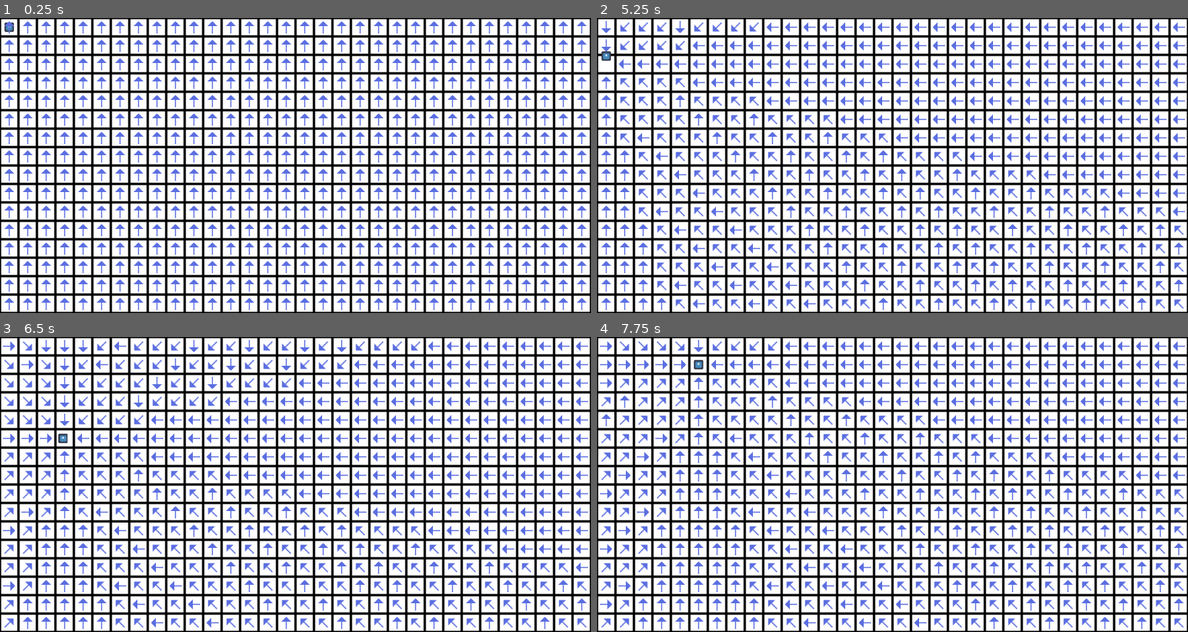
Above: before the commit, frames 1-4 (two rows, left to right).
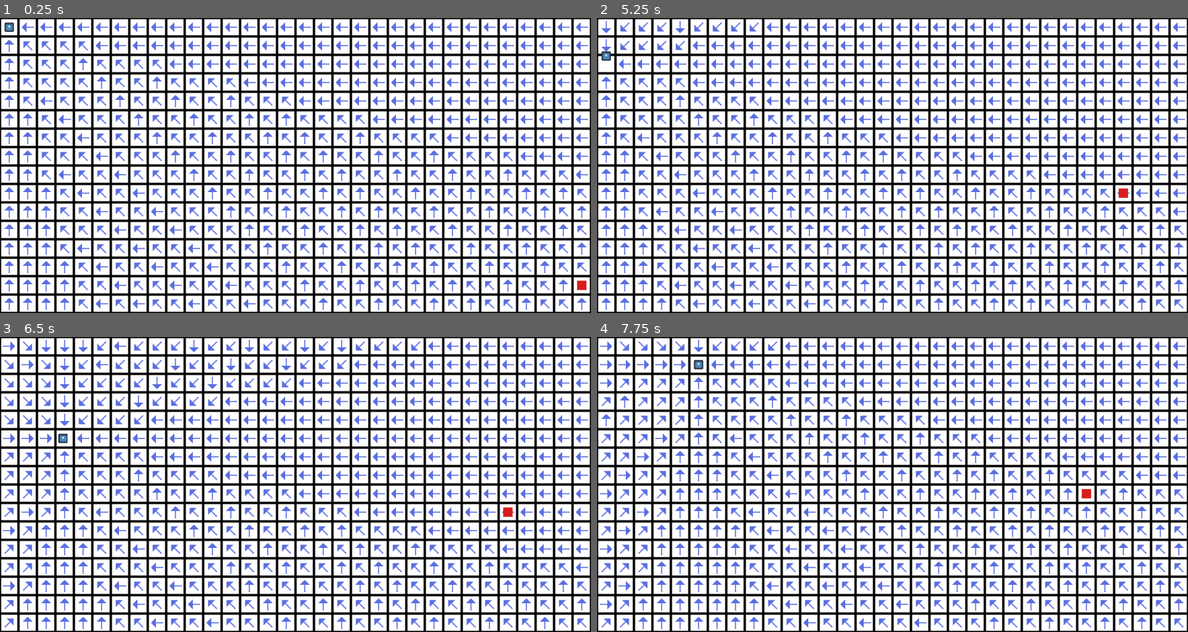
Above: after the commit, the same moments.

Repository: aaron-d-e/flow-fields-pathfinding
Game: Godot game, scene res://terrain.tscn
The game is run twice, just before and just after one commit, with the same random seed, the same clock (stepped at 60 frames per second) and the same inputs. The project has no main scene, so this scene is started directly. The engine's default icon, where the game draws it, is replaced by a stand-in: a white triangle on a blue panel in a dark square.
Inputs:
- Up to frame 1 (0.25 s): no input
- Up to frame 2 (5.25 s): tap Enter at 0.5 s; hold Right (ui_right) 0.53-1.28 s; hold Down (ui_down) 1.28-2.03 s; hold Right (ui_right) 2.03-2.78 s; hold Up (ui_up) 2.78-3.53 s; hold Left (ui_left) 3.53-5.03 s; hold Down (ui_down) from 5.03 s (still down)
- Up to frame 3 (6.5 s): release Down (ui_down) at 5.78 s; hold Right (ui_right) from 5.78 s (still down)
- Up to frame 4 (7.75 s): release Right (ui_right) at 6.53 s; hold Up (ui_up) 6.53-7.28 s; hold Right (ui_right) from 7.28 s (still down)

The runs differ from the first frame. In frame 1, 13% of the frame differs, in the area x 0-100%, y 1-99%; in frame 2, less than 0.1%; in frame 3, less than 0.1%; in frame 4, less than 0.1%.

Commit message:
readme and arrow size

Diff:
--- a/flow-fields/flow_field_manager.gd
+++ b/flow-fields/flow_field_manager.gd
@@ -11,8 +11,6 @@
 @export var debug_font: FontFile
 @export var debug_font_size: int = 12
 
-var last_target_position: Vector2i
-
 var directions: Array[Vector2i] = [
 	Vector2i.UP,
 	Vector2i.DOWN,
@@ -24,7 +22,6 @@
 	Vector2i(-1,-1),
 ]
 
-
 var cell_array: Array[Vector2i] = []# array of every cell as a vector2
 var field_directions: Dictionary[Vector2i, Vector2i] = {} # directions of each cell in grid
 var field_costs: Dictionary[Vector2i, int] = {} # cost of every cell in grid
@@ -33,6 +30,7 @@
 
 const MAX_COST: int = 999999
 
+var last_target_position: Vector2i
 
 func _ready() -> void:
 	for x in range(field_size.x):
@@ -45,6 +43,7 @@
 
 	generate_flow_field()
 	create_debug_arrows()
+	update_debug_arrows()
 
 func create_debug_arrows() -> void:
 	for cell in cell_array:
--- a/flow-fields/terrain.tscn
+++ b/flow-fields/terrain.tscn
@@ -747,7 +747,6 @@
 debug_font_size = 10
 
 [node name="EnemySprite" type="Sprite2D" parent="."]
-visible = false
 position = Vector2(1008, 496)
 texture = ExtResource("5_iqhxt")
 script = ExtResource("6_e1kr5")
